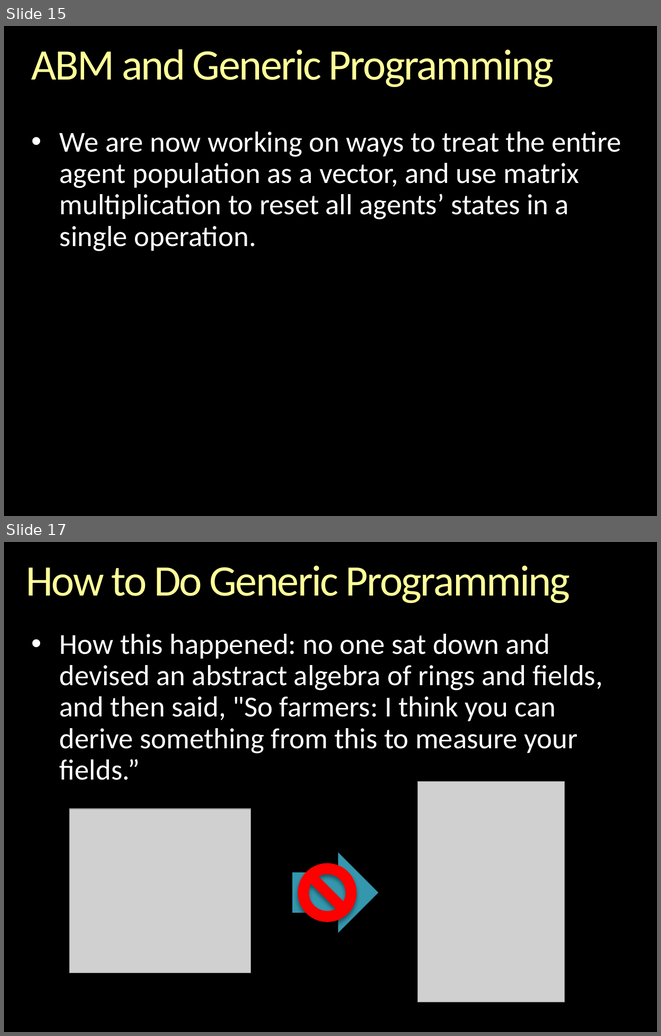
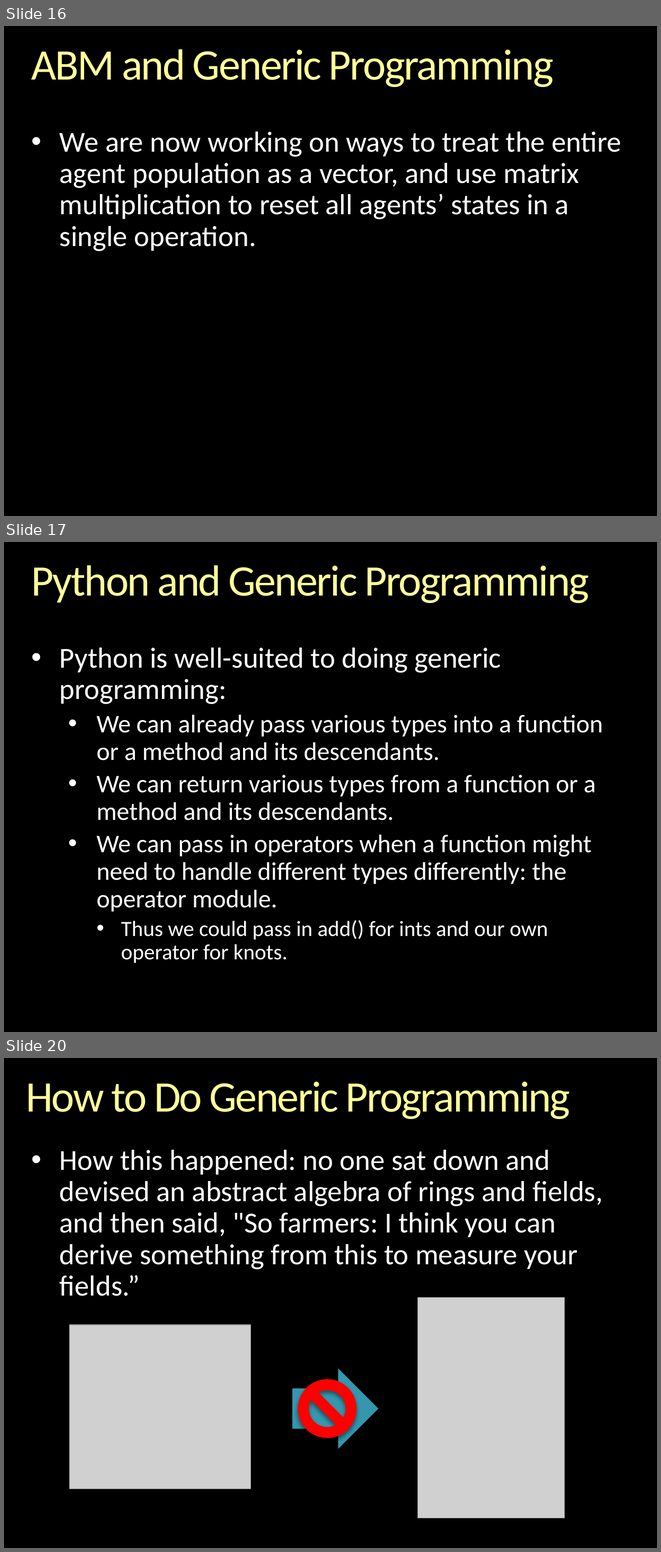
Before and after one commit to gcallah/indras_net, a slide deck: docs/GenericProgrammingAndABM.pptx. Shown one above the other, each under a label of ours: slides 15 and 17 before the commit, slides 16, 17 and 20 after it; the slides between them are not shown. The pictures are 661x1036 and 661x1552 pixels, drawn with LibreOffice and Linux fonts; fonts in the diff are those of the drawing; grey boxes stand for pictures; background and template pictures are left out. Boxes give left, top, right and bottom in pixels: in the first picture for what was removed or moved away, otherwise in the second. Text is boxed around its words. In the diff, an @@ line names an element or a change of style, - is before the commit and + after.

```diff
--- a/docs/GenericProgrammingAndABM.pptx
+++ b/docs/GenericProgrammingAndABM.pptx
@@ slide 17 added at (x1=4, y1=542, x2=657, y2=1032), background picture (left out) @@
@@ title added at (x1=31, y1=565, x2=589, y2=603), 48 pt, text gradient #FFFFB9 to #FFFF99 to #F6AE1E @@
+Python and Generic Programming
@@ text added at (x1=60, y1=647, x2=603, y2=963), 28 pt, text #FFFFFF @@
+• Python is well-suited to doing generic programming:
+  • We can already pass various types into a function or a method and its descendants.
+  • We can return various types from a function or a method and its descendants.
+  • We can pass in operators when a function might need to handle different types differently: the operator module.
+    • Thus we could pass in add() for ints and our own operator for knots.
@@ what was slide 15 is now slide 16 @@
@@ what was slide 17 is now slide 20 @@
```
Also in this commit, not shown: 6 slides changed, 3 other slides added, 3 slides removed.
